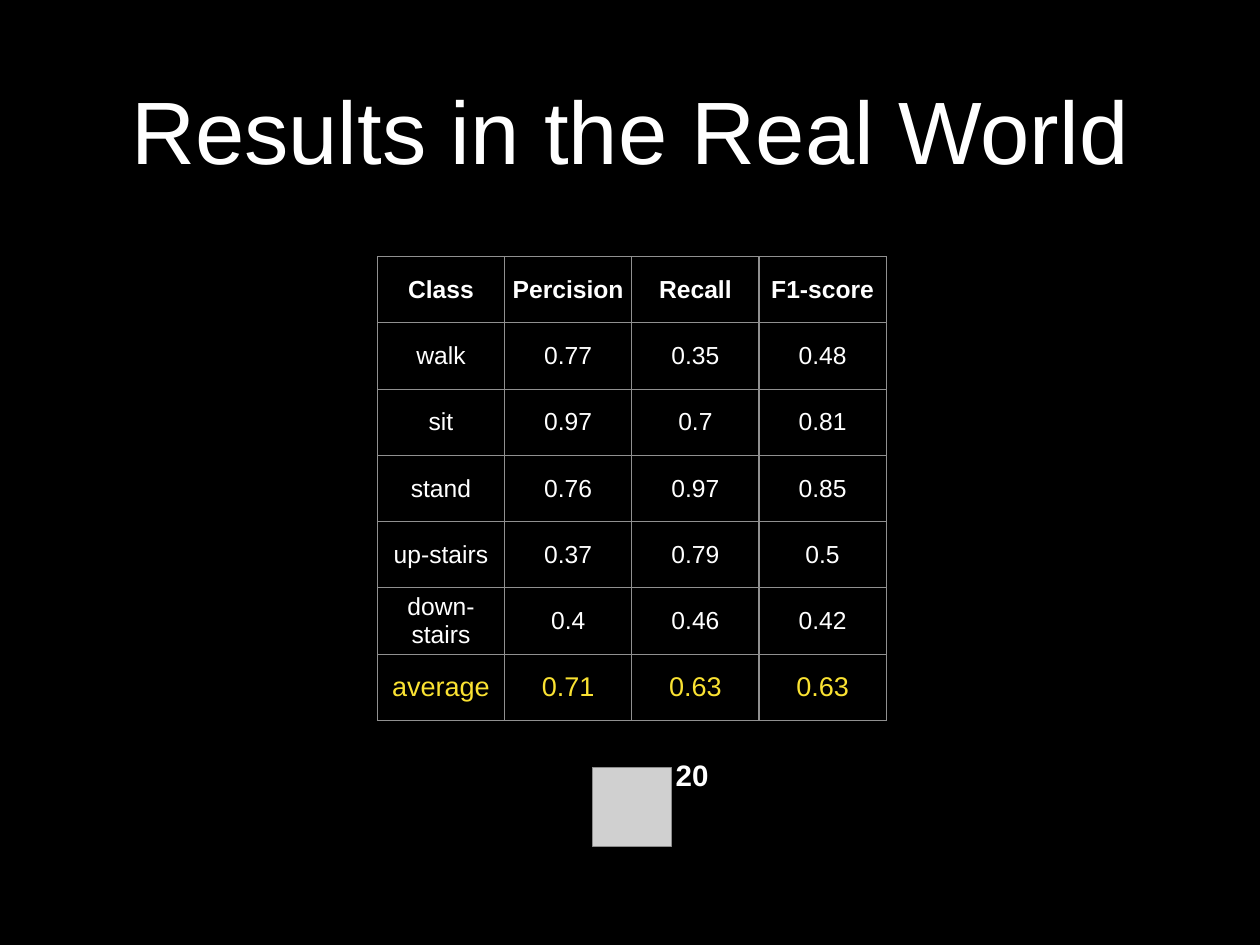
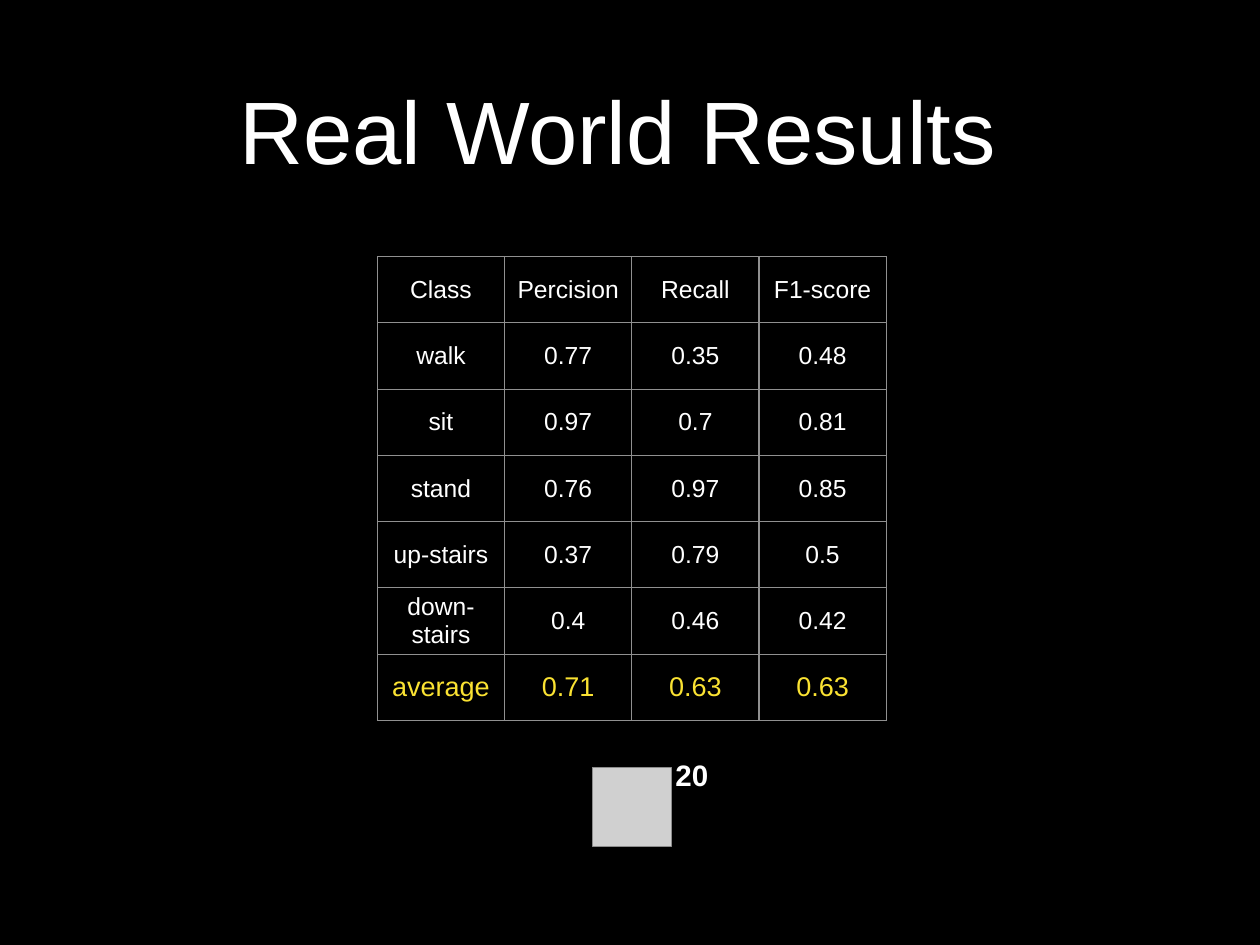
Before and after one commit to idocal/motionsense, a slide deck: slide 9 of presentations/Presentation3.pptx. Drawn at 1260x945 pixels with LibreOffice and Linux fonts; fonts in the diff are those of the drawing; grey boxes stand for pictures. Boxes give left, top, right and bottom in pixels: in the first picture for what was removed or moved away, otherwise in the second. Text is boxed around its words. In the diff, an @@ line names an element or a change of style, - is before the commit and + after.

```diff
--- a/presentations/Presentation3.pptx
+++ b/presentations/Presentation3.pptx
@@ title at <box>239,99,995,165</box>: text changed @@
-Results in the Real World
+Real World Results
@@ table at <box>377,257,888,721</box> @@
@@ bold off in "Class", "Percision", "Recall", "F1-score" @@
```
Also in this commit, not shown: 4 other slides changed, 3 slides added, 1 slide removed, 1 other file.
